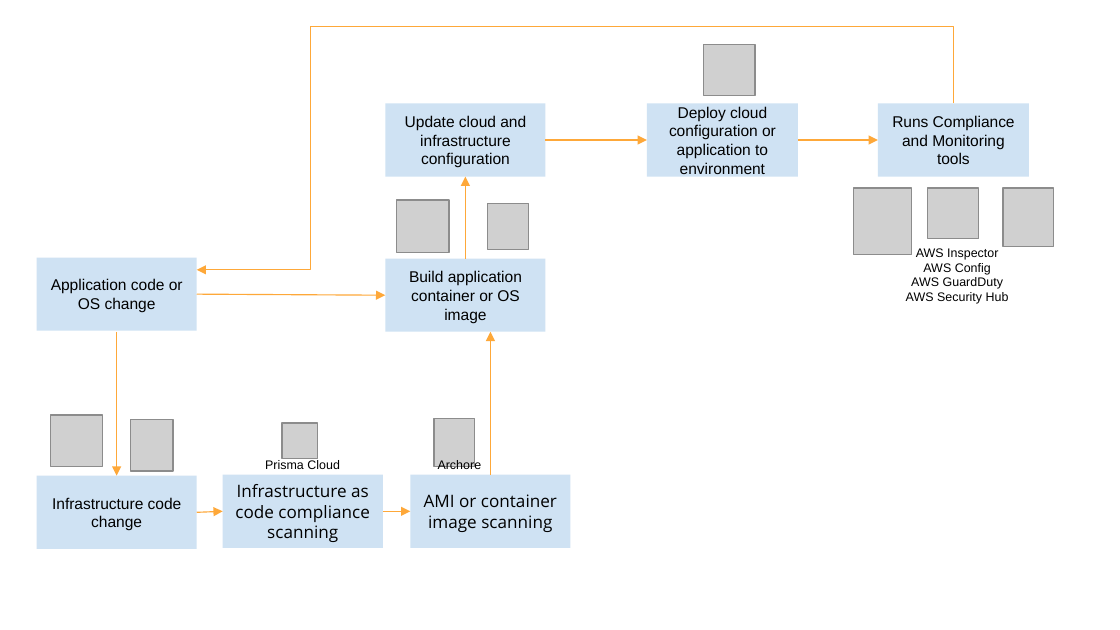
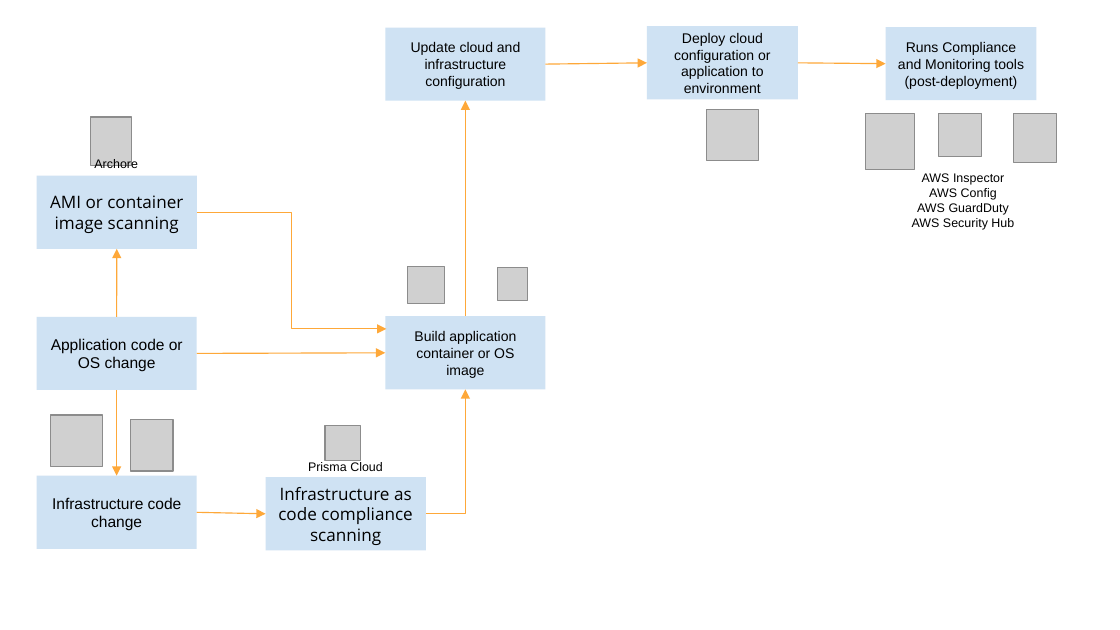
Before and after one commit to fthiagomedeiros/cloud-architect-project3, a slide deck: slide 1 of starter/DevOpsPipeline.pptx. Drawn at 1120x630 pixels with LibreOffice and Linux fonts; fonts in the diff are those of the drawing; grey boxes stand for pictures. Boxes give left, top, right and bottom in pixels: in the first picture for what was removed or moved away, otherwise in the second. Text is boxed around its words. In the diff, an @@ line names an element or a change of style, - is before the commit and + after.

Commit message:
Improved DevSecOps pipeline

```diff
--- a/starter/DevOpsPipeline.pptx
+++ b/starter/DevOpsPipeline.pptx
@@ elbow arrow removed from (953, 103) to (197, 270) @@
@@ size 10 to 9 pt in 3 elements at [385,316,545,389], [385,28,545,101], [647,26,799,99] @@
@@ rectangle "Runs Compliance and Monitoring tools ...": place and size @@
-rectangle "Runs Compliance and Monitoring tools ..." at [878,103,1029,176]
+rectangle "Runs Compliance and Monitoring tools ..." at [886,27,1037,100]
@@ text in rectangle at [898,42,1024,89]: text changed; size 10 to 9 pt @@
-Runs Compliance and Monitoring tools
+Runs Compliance and Monitoring tools (post-deployment)
@@ 2 rectangles, 1 arrow: place and size @@
-2 rectangles, 1 arrow at [385,103,799,176]
+2 rectangles, 1 arrow at [385,26,799,101]
@@ arrow moved from (797, 140) - (878, 140) to (797, 63) - (886, 64) @@
@@ picture: place and size @@
-picture at [435,418,475,466]
+picture at [91,118,131,166]
@@ arrow moved from (466, 259) - (466, 177) to (466, 316) - (466, 101) @@
@@ picture: place and size @@
-picture at [703,45,755,96]
+picture at [707,110,758,161]
@@ picture: place and size @@
-picture at [853,188,912,255]
+picture at [866,113,915,169]
@@ picture: place and size @@
-picture at [928,188,979,239]
+picture at [939,113,981,156]
@@ picture: place and size @@
-picture at [1004,188,1054,246]
+picture at [1014,113,1056,162]
@@ rectangle "AMI or container image scanning": place and size @@
-rectangle "AMI or container image scanning" at [410,475,570,548]
+rectangle "AMI or container image scanning" at [37,176,197,249]
@@ text "Archore": place and size @@
-text "Archore" at [438,459,482,472]
+text "Archore" at [94,158,138,171]
@@ text "AWS Inspector AWS Config AWS ...": place and size @@
-text "AWS Inspector AWS Config AWS ..." at [906,248,1009,304]
+text "AWS Inspector AWS Config AWS ..." at [912,173,1014,230]
@@ elbow arrow added from (197, 213) to (386, 329), #FEA83A 0.75 pt @@
@@ arrow added from (116, 317) to (116, 249), #FEA83A 0.75 pt @@
@@ picture: place and size @@
-picture at [396,200,449,253]
+picture at [408,267,445,304]
@@ picture: place and size @@
-picture at [487,203,529,249]
+picture at [498,268,528,300]
@@ rectangle "Application code or OS change": place and size @@
-rectangle "Application code or OS change" at [37,258,197,330]
+rectangle "Application code or OS change" at [37,317,197,390]
@@ rectangle "Build application container or OS ...": place and size @@
-rectangle "Build application container or OS ..." at [385,259,545,332]
+rectangle "Build application container or OS ..." at [385,316,545,389]
@@ arrow moved from (197, 295) - (385, 296) to (197, 354) - (385, 353) @@
@@ arrow removed from (491, 475) to (491, 332) @@
@@ arrow moved from (116, 332) - (116, 476) to (116, 390) - (116, 476) @@
@@ elbow arrow added from (426, 514) to (466, 390), #FEA83A 0.75 pt @@
@@ picture: place and size @@
-picture at [282,423,318,459]
+picture at [325,426,361,461]
@@ rectangle "Infrastructure as code compliance scanning": place and size @@
-rectangle "Infrastructure as code compliance scanning" at [223,475,383,548]
+rectangle "Infrastructure as code compliance scanning" at [265,477,426,550]
@@ text "Prisma Cloud": place and size @@
-text "Prisma Cloud" at [265,460,340,469]
+text "Prisma Cloud" at [308,462,383,471]
@@ arrow moved from (197, 512) - (223, 512) to (197, 512) - (265, 514) @@
@@ arrow removed from (383, 512) to (410, 512) @@
```
